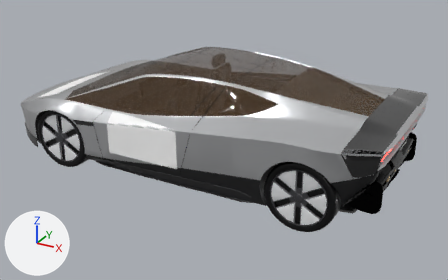
What one commit did to the glTF model neon_loop/public/assets/car/car_lod1.raw.glb.
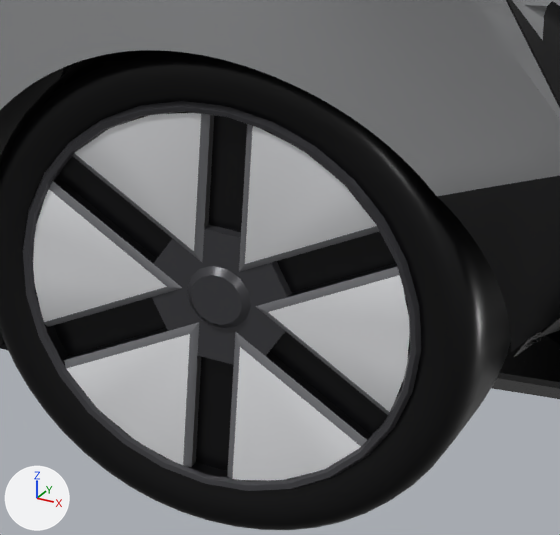
The first picture shows the older version from a 50 mm camera at (3.58, -6.1, 3.4) aimed at (0.22, 0.0, 0.34). The close-ups show the older and then the newer version on the part from 59% to 78% of the width and 55% to 83% of the height of that picture. Only the edits that show in the close-ups are written down. The axes (+X, +Y, +Z) are drawn at lower left. The lights are the same throughout. Where no turn or scale is listed for an object, it has been applied to the vertices. Vertices at exactly the same position are counted once.

Objects in the first close-up: 'Body', 'Wheel_RL_mesh', 'WingWell' and 2 more.
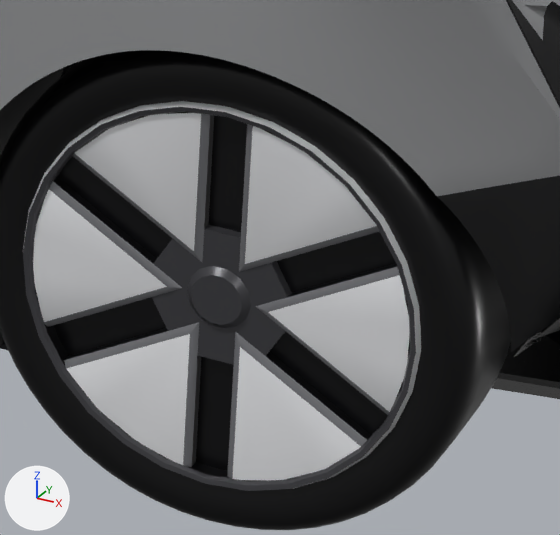
Location of each change, [x1, y1, x2, y2] in pixels of the close-ups (560 x 535 px):
part 1 of me_rim_l1_003, recoloured: [23, 101, 421, 489] in both

The change, as a diff of the scene's bpy script:
```diff
--- a/neon_loop/public/assets/car/car_lod1.raw.glb.py
+++ b/neon_loop/public/assets/car/car_lod1.raw.glb.py
@@ me_rim_l1_003 @@
 me_rim_l1_003.from_pydata(...)  # 1482 vertices, 2824 faces; spans x -0.39..0.39, y -0.121..0.119, z -0.39..0.39
 # used by ob_wheel_rl_mesh; location = (1.61, -0.885, 0.39)
+# me_rim_l1_003 part 1: 56 faces centred in x -0.309..0.309, y -0.117..-0.112, z -0.309..0.309 are repainted in the vertex colours; the middle colour goes from dark grey #454549 to light grey #dfe1e3
 me_rim_l1_003.materials.append(mat_rim)
```
